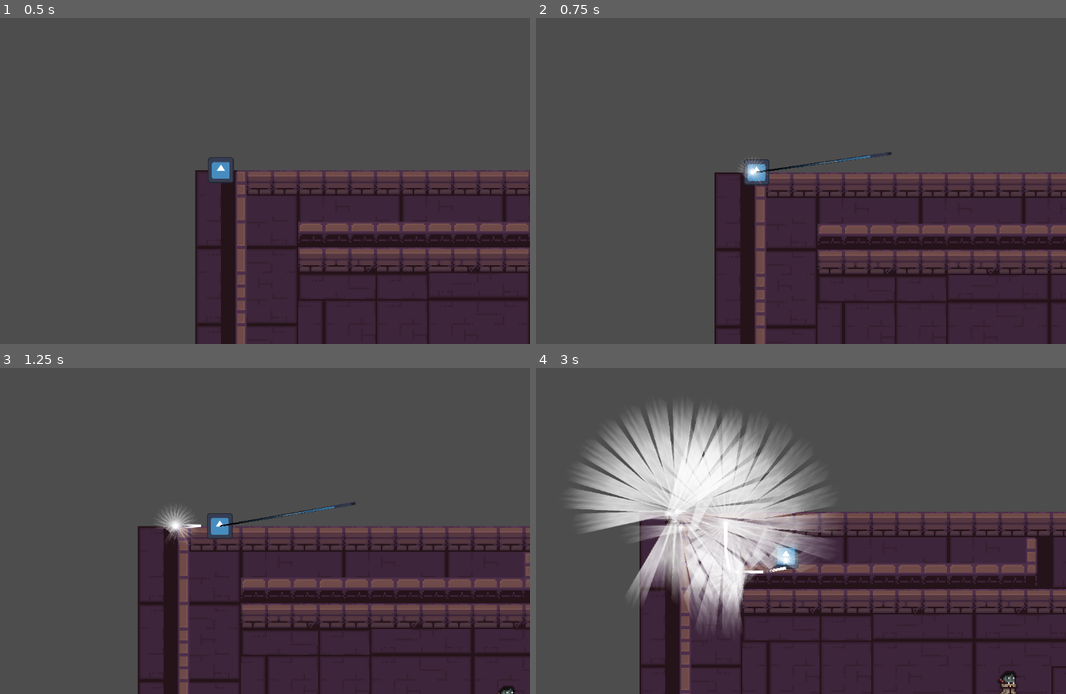
Above: before the commit, frames 1-4 (two rows, left to right).
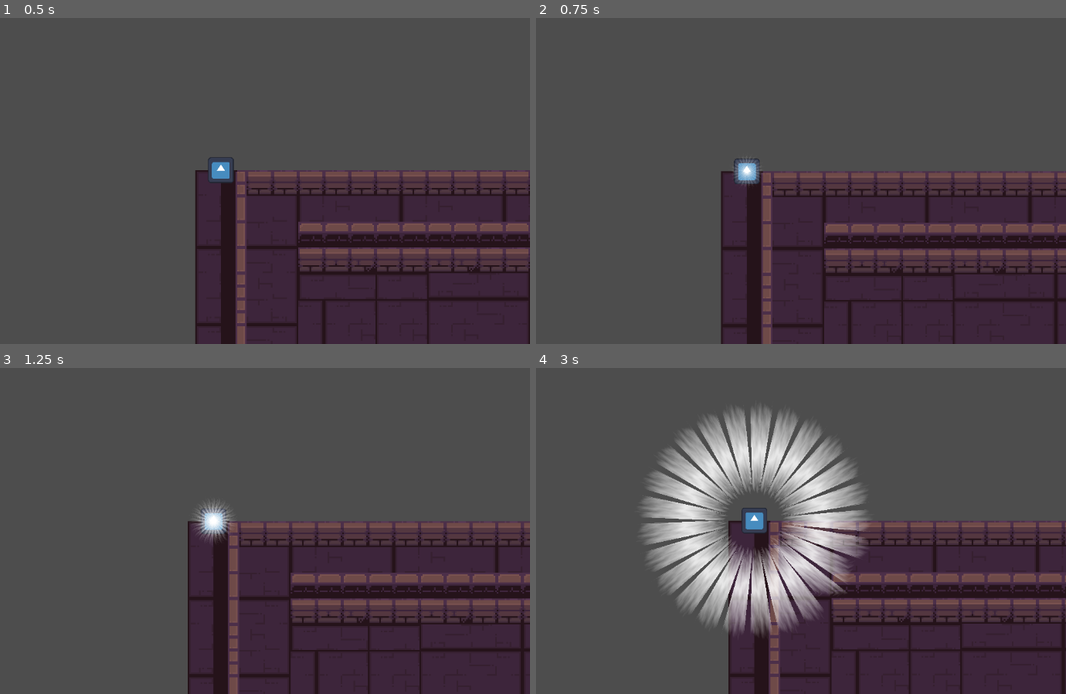
Above: after the commit, the same moments.

Repository: mabanana/winter-jam-2025
Game: Godot game, scene res://levels/level_test.tscn
The game is run twice, just before and just after one commit, with the same random seed, the same clock (stepped at 60 frames per second) and the same inputs. The engine's default icon, where the game draws it, is replaced by a stand-in: a white triangle on a blue panel in a dark square.
Inputs (mouse positions are in pixels of both pictures, inside the frame that each line leads up to):
- Up to frame 1 (0.5 s): no input
- Up to frame 2 (0.75 s): tap Enter at 0.5 s; move the mouse to (891, 151) at 0.52 s; hold Right (right) from 0.53 s (still down); hold Right mouse button (aim) from 0.53 s (still down); click (891, 151) at 0.67 s
- Up to frame 3 (1.25 s): keep holding Right (right); keep holding Right mouse button (aim)
- Up to frame 4 (3 s): move the mouse to (631, 537) at 1.27 s; release Right (right) at 1.28 s; release Right mouse button (aim) at 1.28 s; hold S (down) 1.28-2.03 s; right-click (631, 537) at 1.35 s; click (631, 537) at 1.42 s; move the mouse to (816, 442) at 2.02 s; hold Right (right) 2.03-2.78 s; hold Right mouse button (aim) 2.03-2.78 s; click (816, 442) at 2.17 s; move the mouse to (726, 589) at 2.77 s; hold W (up) from 2.78 s (still down); right-click (726, 589) at 2.85 s; click (726, 589) at 2.92 s

Frame 1 is identical in both runs. In frame 2, 7.3% of the frame differs, in the area x 33-100%, y 40-100%; in frame 3, 17%; in frame 4, 37%, in the area x 6-100%, y 11-100%.

Commit message:
Add State system to player

Diff:
--- a/PlayerController/Player.tscn
+++ b/PlayerController/Player.tscn
@@ -21,10 +21,11 @@
 [sub_resource type="Gradient" id="Gradient_c7efg"]
 colors = PackedColorArray(1, 1, 1, 1, 0, 0, 0, 1)
 
-[node name="Player" type="Node2D" node_paths=PackedStringArray("player_cam", "aim_line")]
+[node name="Player" type="Node2D" node_paths=PackedStringArray("player_cam", "aim_line", "sound_emitter")]
 script = ExtResource("1_g1nwm")
 player_cam = NodePath("PlayerCamera")
 aim_line = NodePath("AimLine")
+sound_emitter = NodePath("SoundEmitter")
 
 [node name="PlayerCamera" type="Camera2D" parent="." node_paths=PackedStringArray("player", "target")]
 limit_smoothed = true
--- a/PlayerController/player_controller.gd
+++ b/PlayerController/player_controller.gd
@@ -3,44 +3,68 @@
 
 @export var player_cam: PlayerCamera
 @export var aim_line: Line2D
+@export var sound_emitter: SoundEmitter
 @export_category("Parameters")
 @export var SPEED := 50
-@export var ZOOM_SENS := 0.05
+@export var SCROLL_SENSITIVITY := 0.05
 @export var loudness := 100.0
 
-var is_aim: bool = false
+var state: MODES = MODES.IDLE
+enum MODES {
+	IDLE,
+	AIMING,
+	SHOOTING,
+}
 
 @warning_ignore("unused_parameter")
 func _process(delta):
-	if is_aim:
+	if state == MODES.AIMING:
 		show_aim()
 	else:
 		aim_line.clear_points()
 
 func _physics_process(delta):
+	if state != MODES.IDLE:
+		return
 	var dir = Vector2(Input.get_axis("left", "right"), Input.get_axis("up", "down"))
 	position += dir * delta * SPEED
 	player_cam.position -= dir * delta * SPEED
 
 func _input(event):
 	if event.is_action_pressed("aim"):
-		start_aim()
+		change_state(MODES.AIMING)
 	elif event.is_action_released("aim"):
-		end_aim()
+		if state == MODES.AIMING:
+			change_state(MODES.IDLE)
 	if event is InputEventMouseButton:
 		if event.button_index == MOUSE_BUTTON_WHEEL_UP:
-			player_cam.change_zoom(ZOOM_SENS)
+			player_cam.change_zoom(SCROLL_SENSITIVITY)
 		elif event.button_index == MOUSE_BUTTON_WHEEL_DOWN:
-			player_cam.change_zoom(-ZOOM_SENS)
+			player_cam.change_zoom(-SCROLL_SENSITIVITY)
 		elif event.button_index == MOUSE_BUTTON_LEFT and event.is_pressed():
-			$SoundEmitter.draw_sound_polygon(loudness)
+			start_shot()
 
-func start_aim():
-	player_cam.change_mode(PlayerCamera.MODES.TARGET_MOUSE_BLENDED)
-	is_aim = true
-func end_aim():
-	player_cam.change_mode(PlayerCamera.MODES.TARGET)
-	is_aim = false
+func change_state(new_state):
+	match new_state:
+		MODES.AIMING:
+			if state != MODES.IDLE:
+				return false
+			player_cam.change_mode(PlayerCamera.MODES.TARGET_MOUSE_BLENDED)
+		MODES.IDLE:
+			player_cam.change_mode(PlayerCamera.MODES.TARGET)
+		MODES.SHOOTING:
+			if state != MODES.AIMING:
+				return false
+			player_cam.change_mode(PlayerCamera.MODES.TARGET)
+		_:
+			print("Unknown state code %s, Defaulting to Idle" % [new_state])
+			new_state = MODES.IDLE
+
+	state = new_state
+	print("state change to %s" % [MODES.keys()[new_state]])
+	return true
+
+
 func show_aim():
 	var mouse_pos = get_viewport().get_mouse_position()
 	var view_rect = get_viewport_rect().size
@@ -50,3 +74,12 @@
 	aim_line.clear_points()
 	aim_line.add_point(Vector2.ZERO)
 	aim_line.add_point(aim_pos)
+
+func start_shot():
+	if !change_state(MODES.SHOOTING):
+		return
+	sound_emitter.draw_sound_polygon(loudness)
+	get_tree().create_timer(sound_emitter.sound_emission_duration * 2
+	).timeout.connect(func():
+		change_state(MODES.IDLE)
+	)
